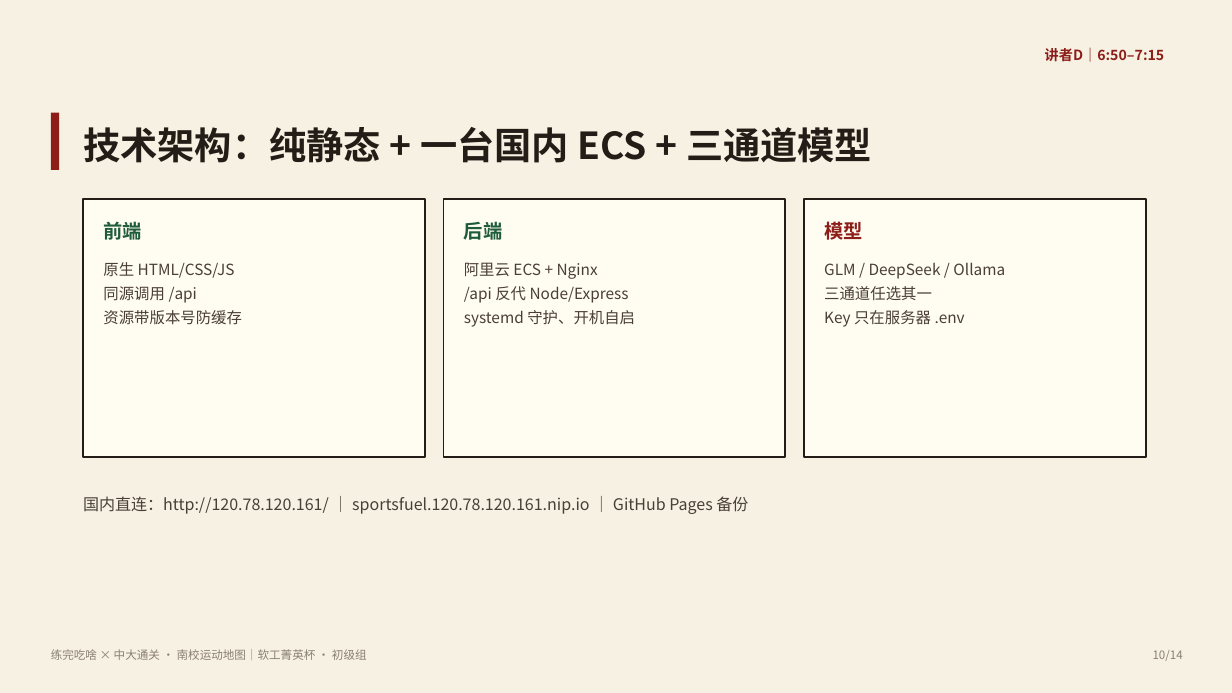
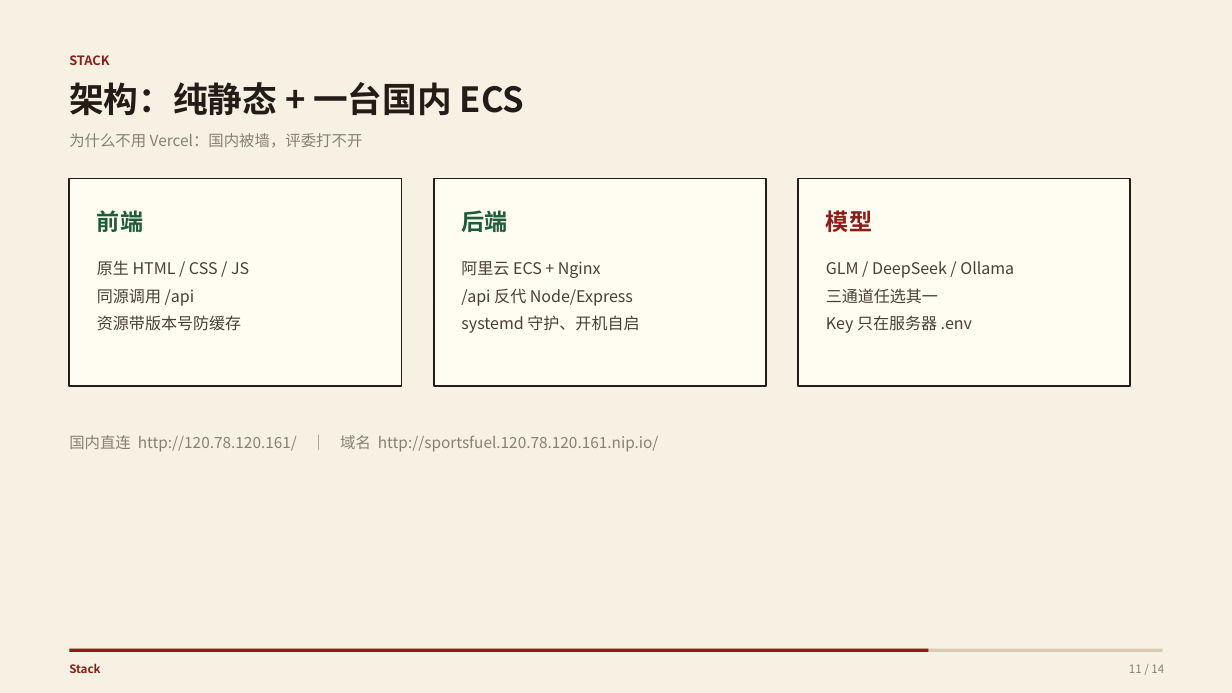
Before and after one commit to liaohc-42/sports-fuel-agent, a slide deck: slide 11 of docs/答辩PPT-练完吃啥.pptx (slide 10 before the commit). Drawn at 1232x693 pixels with LibreOffice and Linux fonts; fonts in the diff are those of the drawing. Boxes give left, top, right and bottom in pixels: in the first picture for what was removed or moved away, otherwise in the second. Text is boxed around its words. In the diff, an @@ line names an element or a change of style, - is before the commit and + after.

Commit message:
feat: 练完吃啥 初始提交（前端+后端+数据+文档）

```diff
--- a/docs/答辩PPT-练完吃啥.pptx
+++ b/docs/答辩PPT-练完吃啥.pptx
@@ text added at (69,55,109,65), 10 pt, text #8C1D18, bold @@
+STACK
@@ text removed at (1045,48,1165,62) @@
-讲者D｜6:50–7:15
@@ text at (69,82,525,115): text changed; size 29 to 27 pt @@
-技术架构：纯静态 + 一台国内 ECS + 三通道模型
+架构：纯静态 + 一台国内 ECS
@@ rectangle removed at (51,113,59,170) @@
@@ text added at (69,133,363,148), 12 pt, text #8A7F73 @@
+为什么不用 Vercel：国内被墙，评委打不开
@@ outline #241C16 1.5 pt to #241C16 1.25 pt in 3 elements at (799,178,1130,386), (433,178,765,386), (69,178,401,386) @@
@@ rectangle: place and size @@
-rectangle at (83,199,425,457)
+rectangle at (69,178,401,386)
@@ rectangle: place and size @@
-rectangle at (444,199,786,457)
+rectangle at (433,178,765,386)
@@ rectangle: place and size @@
-rectangle at (804,199,1146,457)
+rectangle at (799,178,1130,386)
@@ size 15 to 18 pt; line spacing 1.25 to 1.3 in 3 elements at (461,210,507,232), (826,207,872,236), (97,210,143,232) @@
@@ text "前端": place and size @@
-text "前端" at (103,222,141,240)
+text "前端" at (97,210,143,232)
@@ text "后端": place and size @@
-text "后端" at (464,222,502,240)
+text "后端" at (461,210,507,232)
@@ text "模型": place and size @@
-text "模型" at (824,221,862,240)
+text "模型" at (826,207,872,236)
@@ text at (97,260,249,276): text changed; size 12 to 12.5 pt @@
-原生 HTML/CSS/JS
+原生 HTML / CSS / JS
@@ text "阿里云 ECS + Nginx" at (461,261,639,333): size 12 to 12.5 pt; line spacing 1.3 to 1.45 @@
@@ text "GLM / DeepSeek / Ollama" at (826,261,1014,333): size 12 to 12.5 pt; line spacing 1.3 to 1.45 @@
@@ text at (97,289,241,331): size 12 to 12.5 pt in "同源调用 /api", "资源带版本号防缓存"; line spacing 1.3 to 1.45 @@
@@ text at (69,435,659,452): text changed; size 12.5 to 12 pt; text colour #4A3F36 to #8A7F73 @@
-国内直连：http://120.78.120.161/ ｜ sportsfuel.120.78.120.161.nip.io ｜ GitHub Pages 备份
+国内直连 http://120.78.120.161/ ｜ 域名 http://sportsfuel.120.78.120.161.nip.io/
@@ text removed at (51,649,367,660) @@
-练完吃啥 × 中大通关 · 南校运动地图｜软工菁英杯 · 初级组
@@ rectangle added at (69,649,1163,653), fill #D9CBB2 @@
@@ rectangle added at (69,649,929,653), fill #8C1D18 @@
@@ text added at (69,663,100,673), 9 pt, text #8C1D18, bold @@
+Stack
@@ text at (1129,664,1164,673): text changed @@
-10/14
+11 / 14
```
Also in this commit, not shown: 12 other slides changed, 1 slide added, 1 slide removed, 3 other files.
